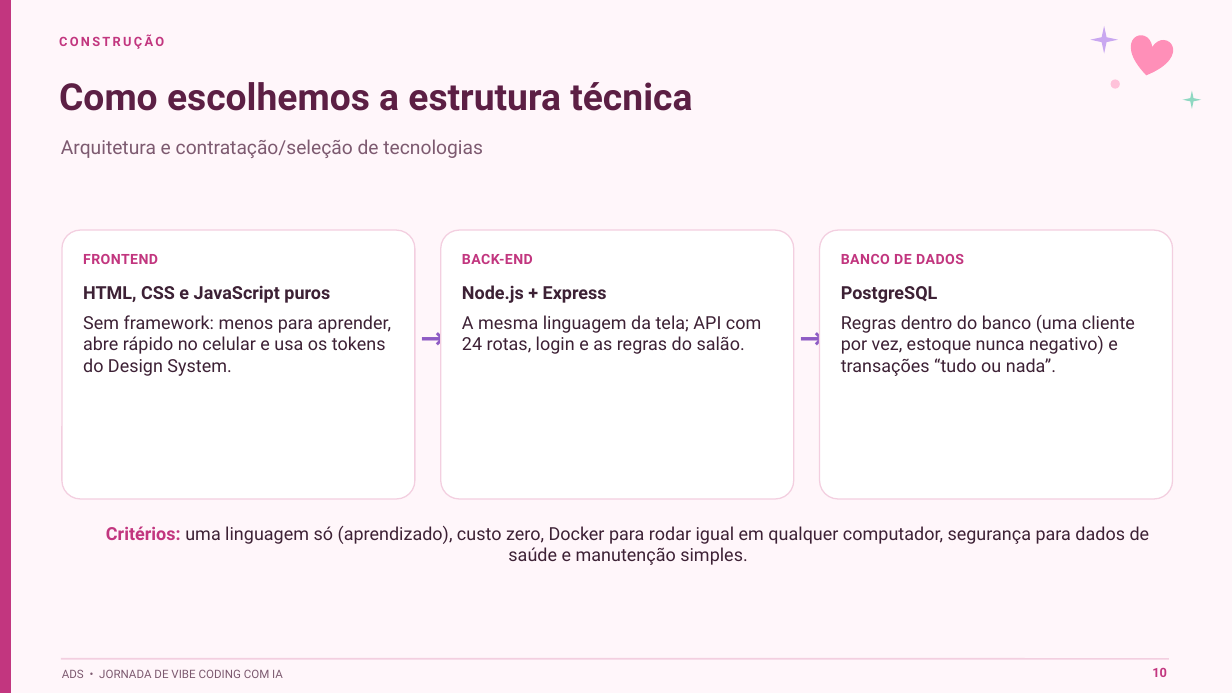
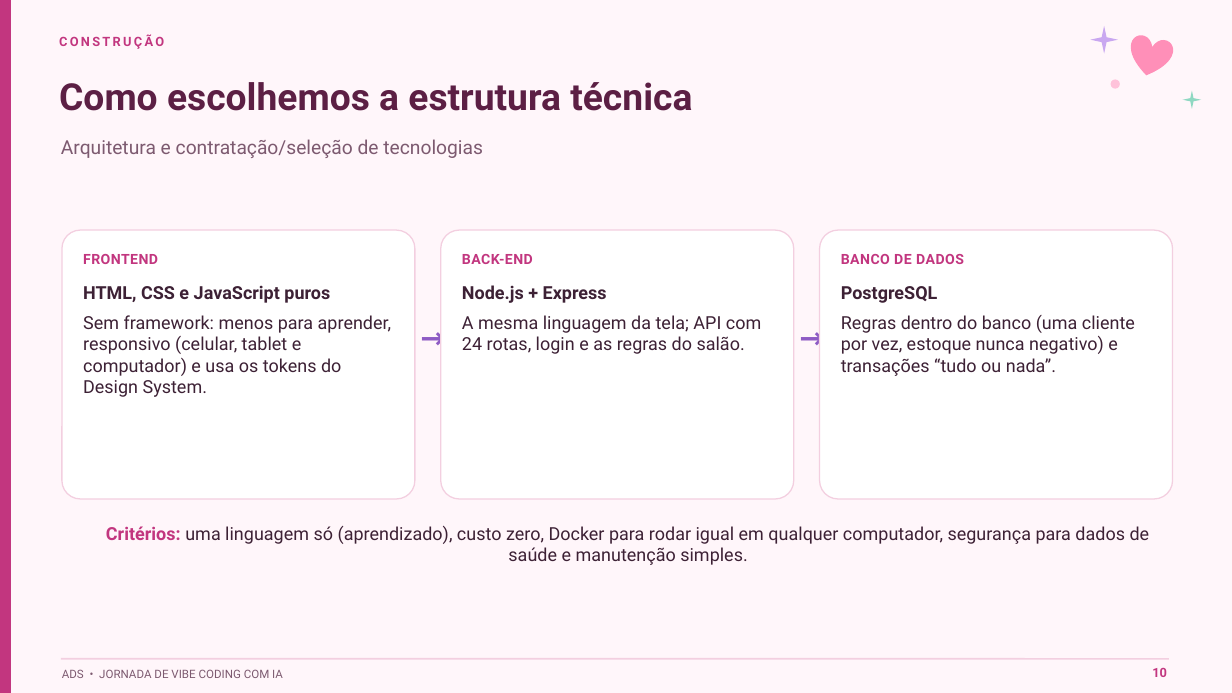
Before and after one commit to plmandreza/salao-lucy, a slide deck: slide 10 of 10 - Apresentacao/Apresentacao_Lucy_Cabeleireira.pptx. Drawn at 1232x693 pixels with LibreOffice and Linux fonts; fonts in the diff are those of the drawing. Boxes give left, top, right and bottom in pixels: in the first picture for what was removed or moved away, otherwise in the second. Text is boxed around its words. In the diff, an @@ line names an element or a change of style, - is before the commit and + after.

```diff
--- a/10 - Apresentacao/Apresentacao_Lucy_Cabeleireira.pptx
+++ b/10 - Apresentacao/Apresentacao_Lucy_Cabeleireira.pptx
@@ text at bbox=[83, 315, 392, 397]: text changed @@
-Sem framework: menos para aprender, abre rápido no celular e usa os tokens do Design System.
+Sem framework: menos para aprender, responsivo (celular, tablet e computador) e usa os tokens do Design System.
```
Also in this commit, not shown: 5 other slides changed, 5 other files.
